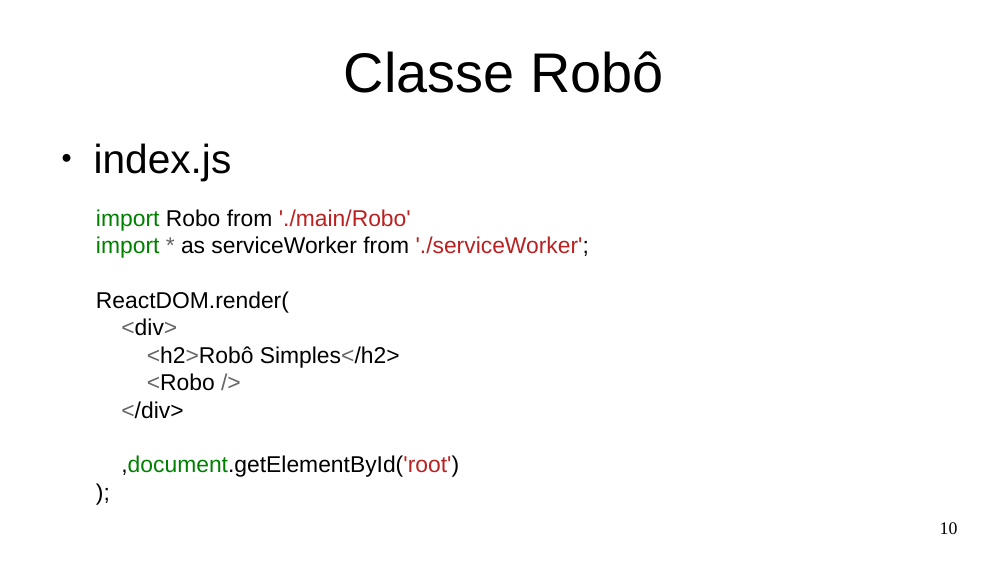
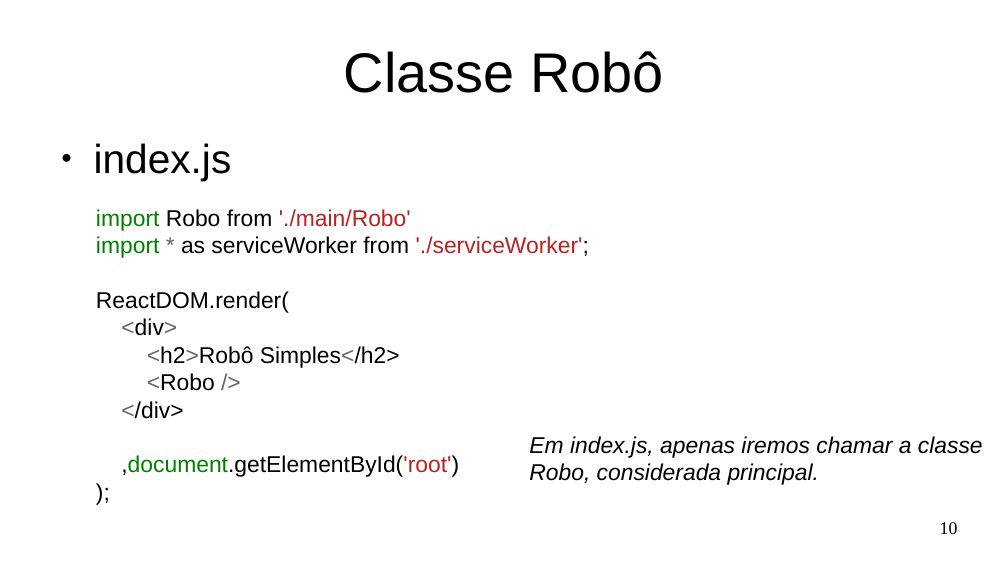
Before and after one commit to Marques-Dev/WEB_2020-1, a slide deck: slide 10 of SLIDES/aula02.odp. Drawn at 1008x567 pixels with LibreOffice and Linux fonts; fonts in the diff are those of the drawing. Boxes give left, top, right and bottom in pixels: in the first picture for what was removed or moved away, otherwise in the second. Text is boxed around its words. In the diff, an @@ line names an element or a change of style, - is before the commit and + after.

Commit message:
robo calculadora

```diff
--- a/SLIDES/aula02.odp
+++ b/SLIDES/aula02.odp
@@ text added at box(529, 436, 983, 485), 18 pt, text #000000, italic @@
+Em index.js, apenas iremos chamar a classe
+Robo, considerada principal.
```
Also in this commit, not shown: 14 other slides changed, 1 slide added, 1 slide removed, 3 other files.
